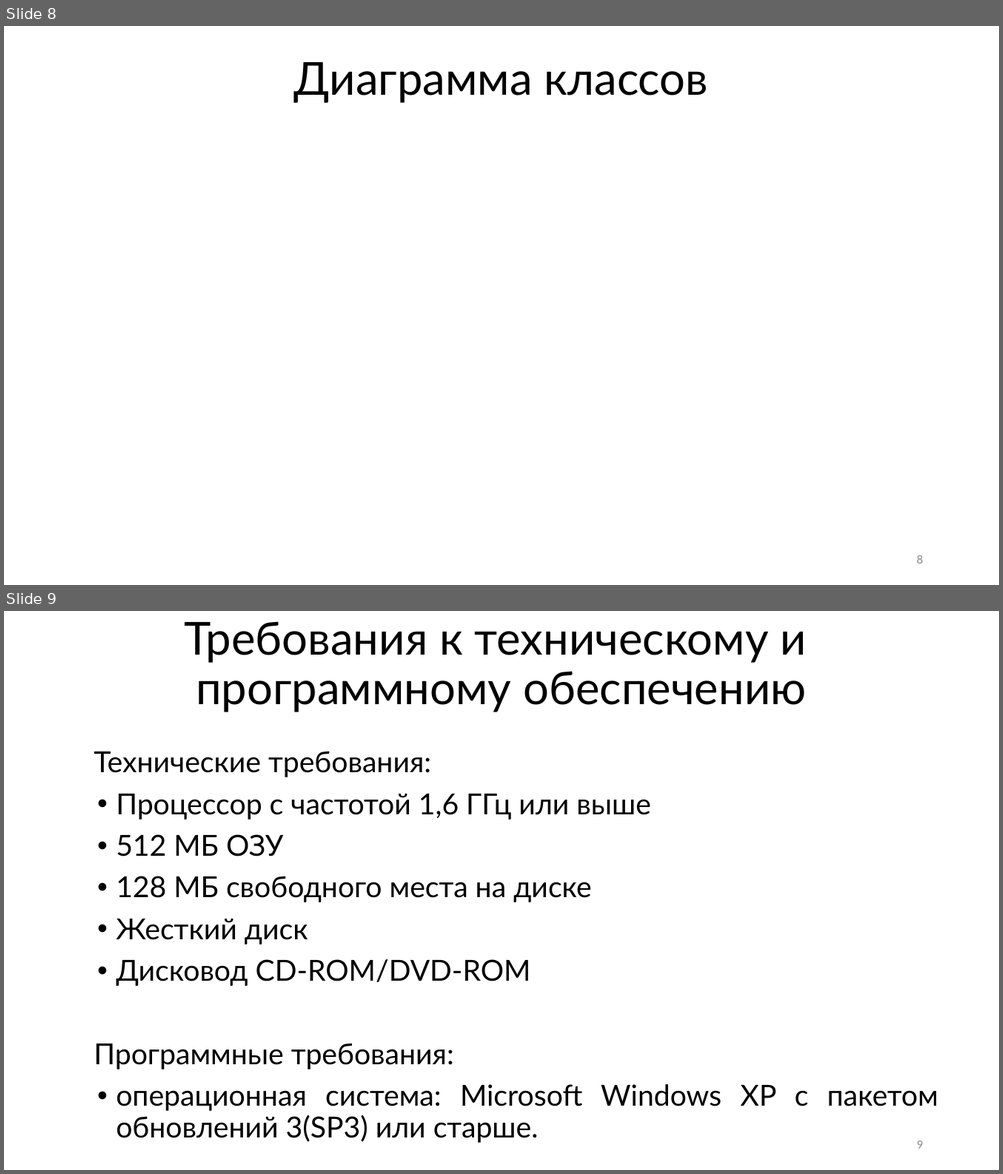
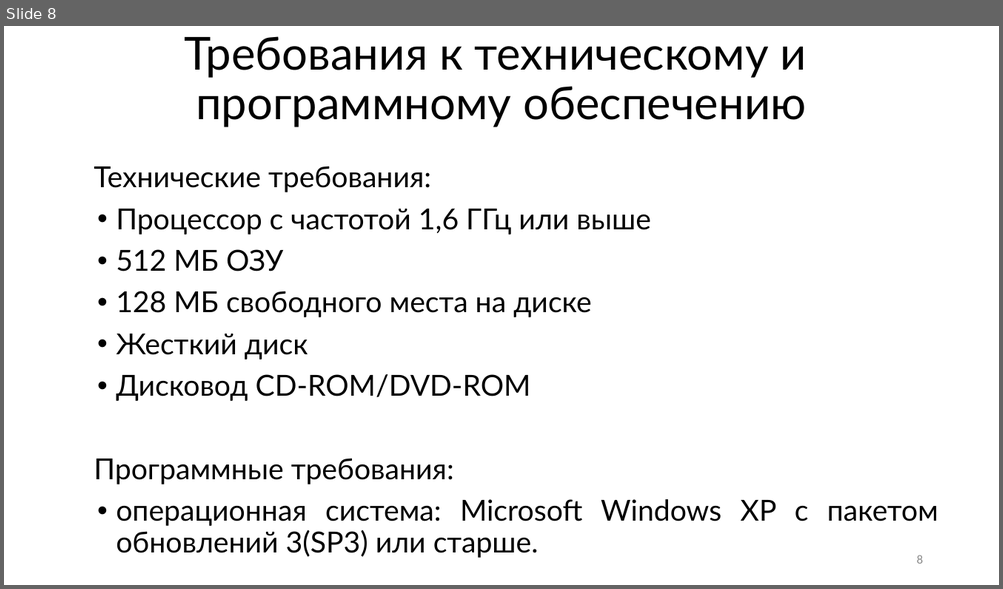
Before and after one commit to iKolya01/Kursovaya, a slide deck: ЗАЩИТА.pptx. Shown one above the other, each under a label of ours: slides 8 and 9 before the commit, slide 8 after it. The pictures are 1003x1174 and 1003x589 pixels, drawn with LibreOffice and Linux fonts; fonts in the diff are those of the drawing. Boxes give left, top, right and bottom in pixels: in the first picture for what was removed or moved away, otherwise in the second. Text is boxed around its words. In the diff, an @@ line names an element or a change of style, - is before the commit and + after.

```diff
--- a/ЗАЩИТА.pptx
+++ b/ЗАЩИТА.pptx
@@ slide 8 removed at box(4, 26, 999, 585), background #FFFFFF @@
@@ title removed at box(294, 62, 708, 103) @@
-Диаграмма классов
@@ page number removed at box(916, 555, 922, 564) @@
-8
@@ what was slide 9 is now slide 8 @@
@@ page number at box(916, 555, 922, 564): text changed @@
-9
+8
```
Also in this commit, not shown: 5 other files.
